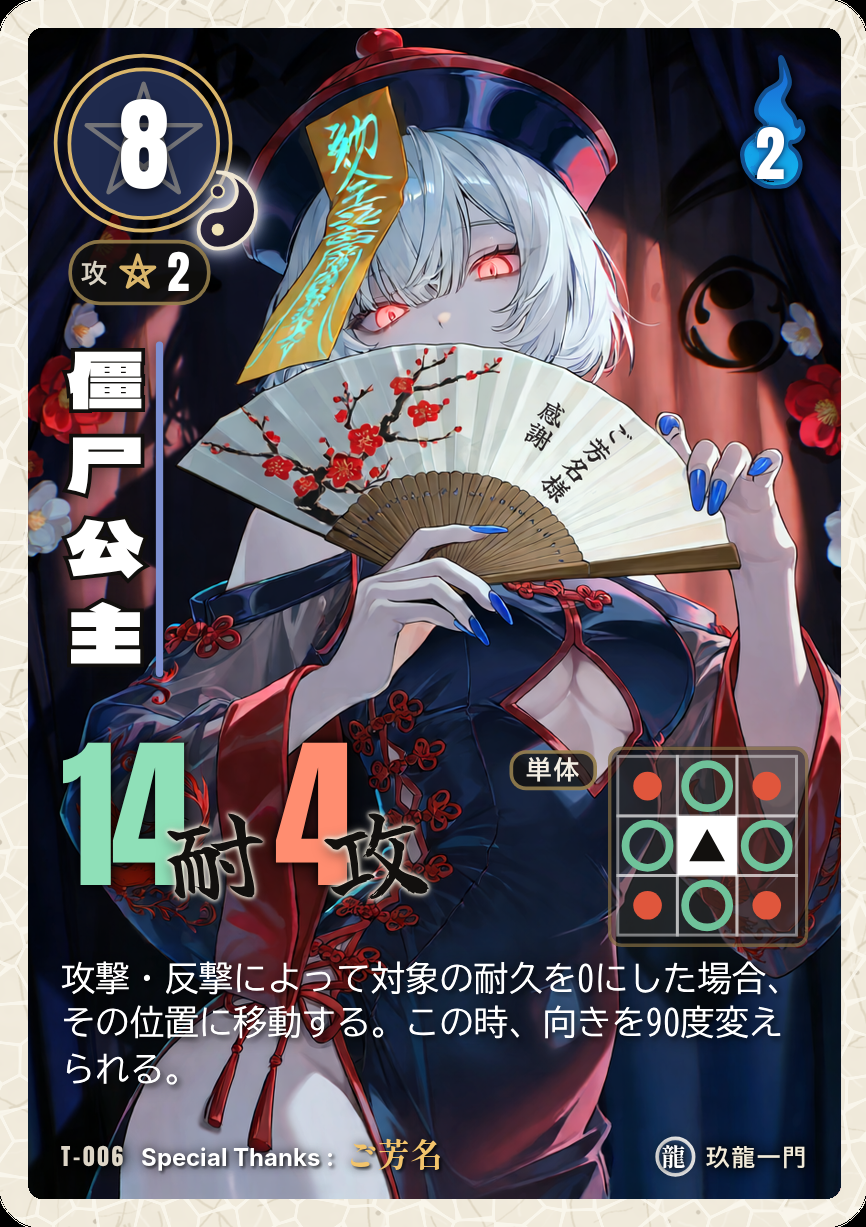
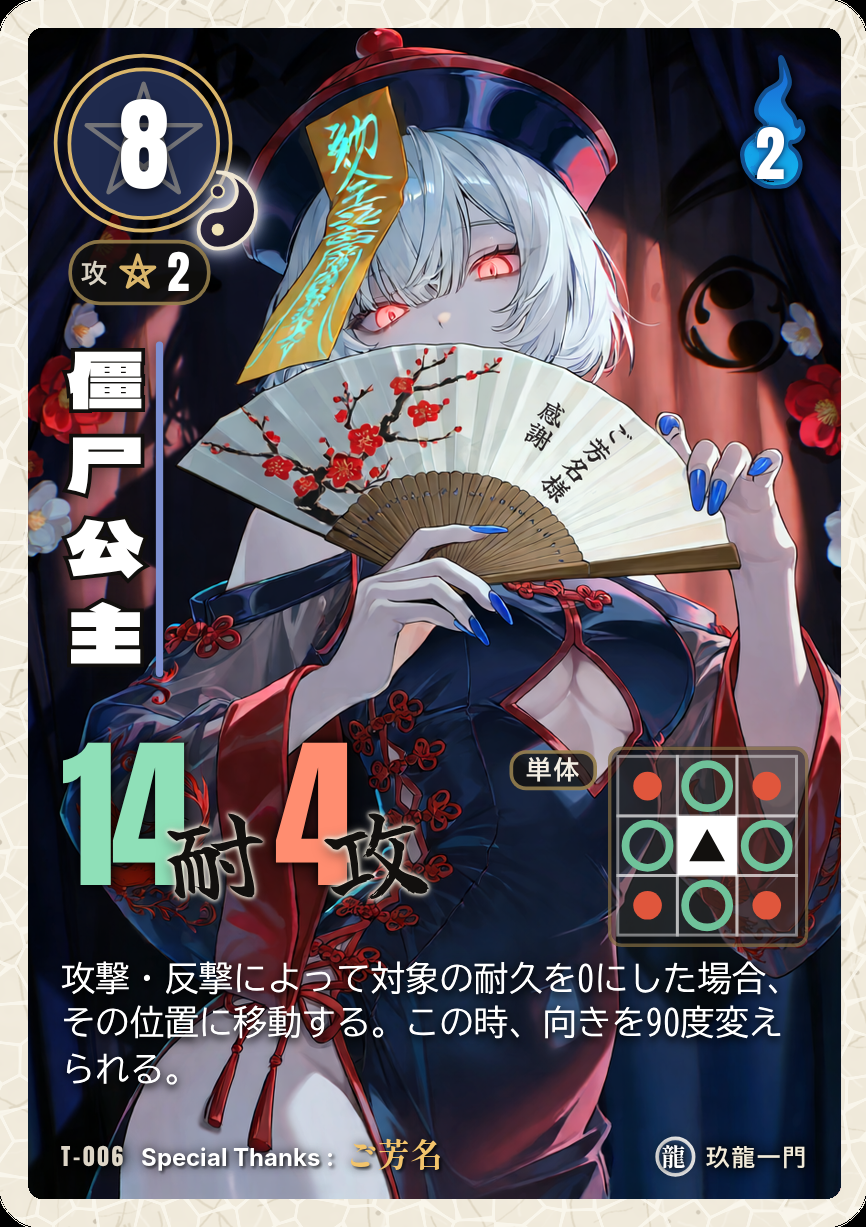
Comparing the layer stacks of the two 866x1227 images. Changes:
removed layer "11_効果文_白文字と影" over [60, 950, 785, 1098]
added layer "11c_効果文_白文字(影なし)" above "11b_効果文の影_内側(0 1px 2px 黒90%)" over [61, 961, 781, 1085]
added layer "11b_効果文の影_内側(0 1px 2px 黒90%)" (90%) above "11a_効果文の影_外側(0 0 4px 黒60%)" over [60, 956, 785, 1097]
added layer "11a_効果文の影_外側(0 0 4px 黒60%)" (60%) above "10_間合" over [60, 950, 785, 1098]
